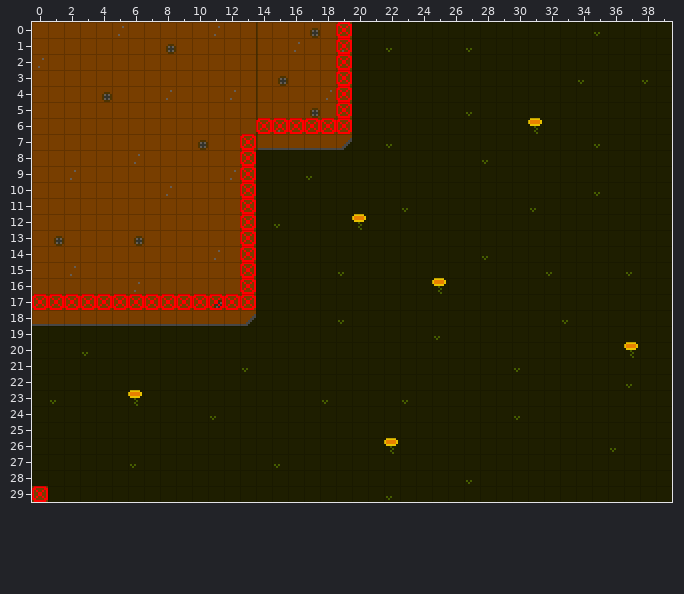
Two states of a Tiled map (JSON), Avocado/data/maps/testing1.json. Above is the file before it was changed.
Cells are 8x8 px. Shown: x 0..39, y 0..29.
After the commit:
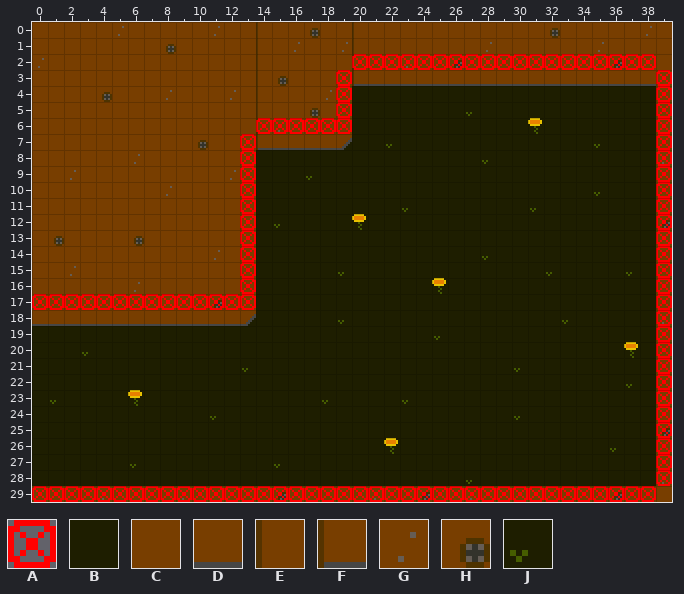
Key: from "spritesheet": A 56, B 64, C 65, D 68, E 72, F 73, G 134, H 135, J 136.
_ is an empty cell.
Diff:
Layer "background":
y 0: x 20..39 BBBBBBBBBBBBBBBJBBBB -> ECCCCCCCCCCCHCCCCCGC
y 1: x 20..39 BBJBBBBJBBBBBBBBBBBB -> ECCCCCCCGCCCCCCGCCCC
y 2: x 20..39 BBBBBBBBBBBBBBBBBBBB -> ECCGCCHCCCCCCCCCHCCC
y 3: x 20..39 BBBBBBBBBBBBBBJBBBJB -> FDDDDDDDDDDDDDDDDDDC
y 4..7: x 39 B -> C
y 8: x 39 B -> G
y 9..11: x 39 B -> C
y 12: x 39 B -> H
y 13..17: x 39 B -> C
y 18: x 39 B -> G
y 19..24: x 39 B -> C
y 25: x 39 B -> H
y 26..27: x 39 B -> C
y 28: x 39 B -> G
y 29: x 1..39 BBBBBBBBBBBBBBBBBBBBBJBBBBBBBBBBBBBBBBB -> CCCGCCCCGCCCCCHCCCCCGCCHCCGCCCCCCCCHCCC
Layer "collision":
y 0..1: x 19 A -> _
y 2: x 19..38 A___________________ -> _AAAAAAAAAAAAAAAAAAA
y 3..28: x 39 _ -> A
y 29: x 1..38 ______________________________________ -> AAAAAAAAAAAAAAAAAAAAAAAAAAAAAAAAAAAAAA
